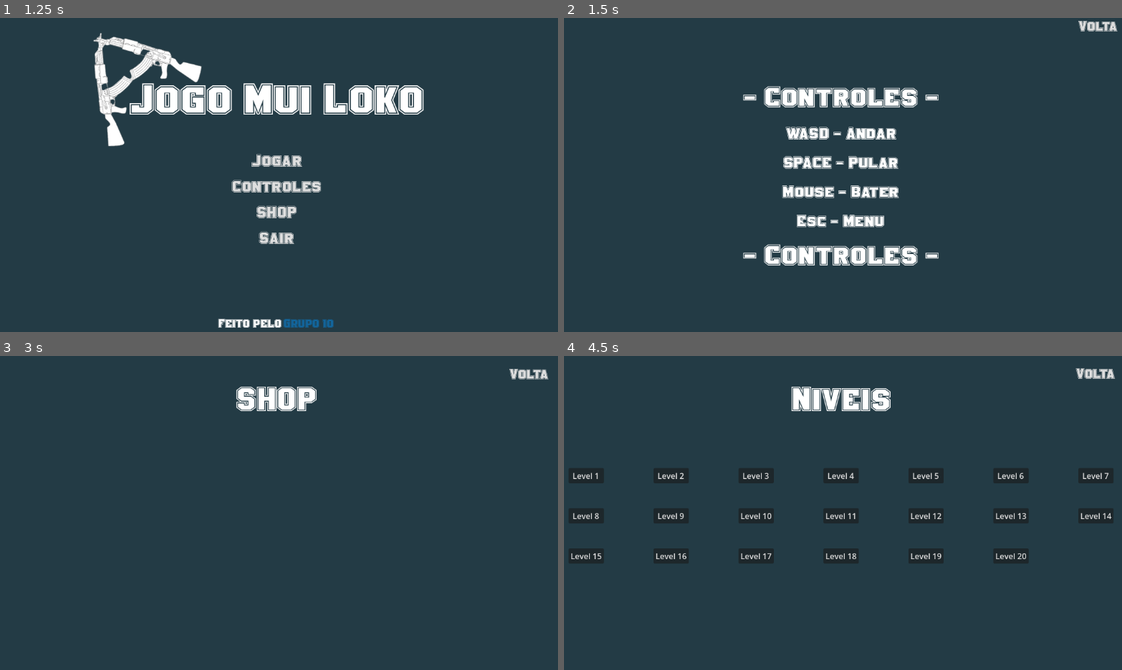
Above: before the commit, frames 1-4 (two rows, left to right).
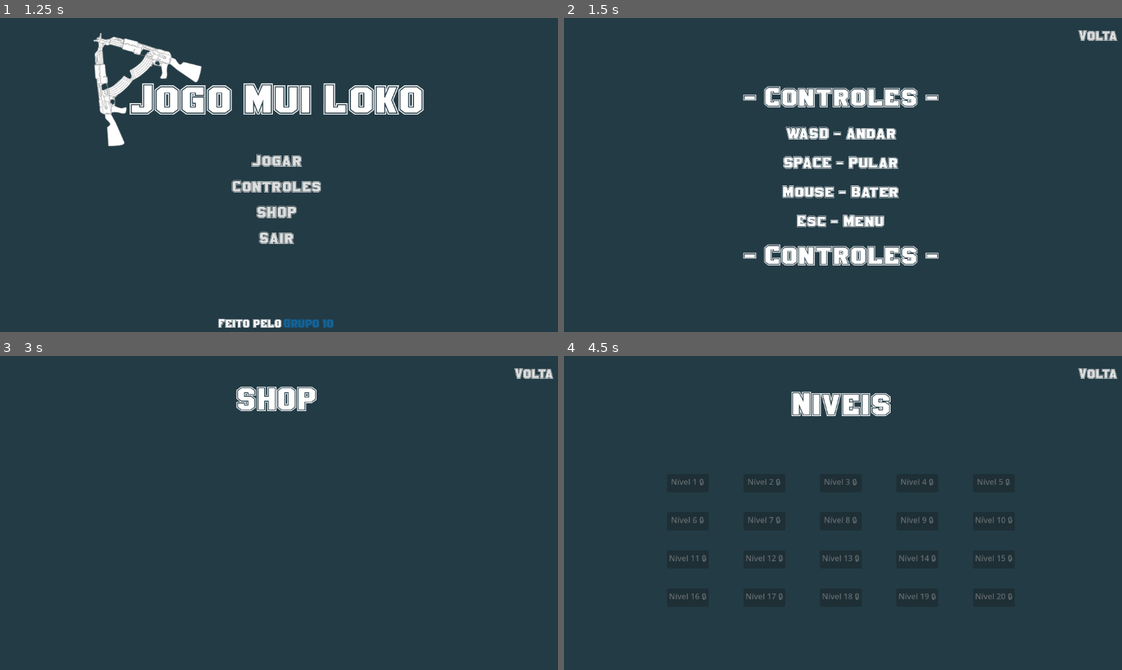
Above: after the commit, the same moments.

Repository: project-godot/project_godot_group10
Game: Godot game, scene res://main/MainMenu.tscn
Two runs of this game, one before a commit and one after it. Both use one fixed random seed, a clock stepped at 60 frames per second and the inputs below.
Inputs:
- Up to frame 1 (1.25 s): click "Grupo 10" at 0.5 s
- Up to frame 2 (1.5 s): click "Controles" at 1.25 s
- Up to frame 3 (3 s): click "Volta" at 2 s; click "SHOP" at 2.75 s
- Up to frame 4 (4.5 s): click "Volta" at 3.5 s; click "Jogar" at 4.25 s

Frame 1 is identical in both runs. In frame 2, 0.4% of the frame differs, in the area x 92-100%, y 0-8%; in frame 3, 0.2%; in frame 4, 5.7%, in the area x 0-100%, y 3-78%.

Commit message:
adjuested projected and created logic levels

Diff:
--- a/main/BackButton.gd
+++ b/main/BackButton.gd
@@ -7,12 +7,14 @@
 		button.mouse_exited.connect(mouse_interaction.bind(button, "exited"))
 		button.mouse_entered.connect(mouse_interaction.bind(button, "entered"))
 
+# função de clicar e ir para a tela anterior
 func _on_pressed():
 	if not scene_path.is_empty():
 		get_tree().change_scene_to_file(scene_path)
 	else:
 		print("Caminho da cena não definido no Inspector do botão!")
 
+# função de interação do mouse
 func mouse_interaction(button: Button, state: String) -> void:
 	match state:
 		"exited":
--- a/main/BackButton.tscn
+++ b/main/BackButton.tscn
@@ -4,7 +4,7 @@
 [ext_resource type="Script" uid="uid://b0dvgk783kiie" path="res://main/BackButton.gd" id="2_pw7mm"]
 
 [node name="BackButton" type="Button" groups=["button"]]
-anchors_preset = -1
+anchors_preset = 1
 anchor_left = 1.0
 anchor_right = 1.0
 offset_left = -137.0
--- a/main/Controls.tscn
+++ b/main/Controls.tscn
@@ -96,7 +96,7 @@
 
 [node name="BackButton" parent="." instance=ExtResource("2_3j33n")]
 layout_mode = 1
-anchors_preset = 1
-offset_left = -117.0
-offset_bottom = 40.0
+offset_left = -102.0
+offset_right = -15.0
+offset_bottom = 57.0
 scene_path = "res://main/MainMenu.tscn"
--- /dev/null
+++ b/main/LevelSelect.gd
@@ -0,0 +1,36 @@
+class_name LevelSelect
+extends Control
+
+@onready var grid_containerlevels: GridContainer = $GridContainerlevels
+@onready var back_button: Button = $BackButton
+
+var level_manager: LevelManager
+
+func _ready() -> void:
+	level_manager = LevelManager.new()
+	setup_level_buttons()
+
+# definir se nivel está bloqueado/desbloqueado
+func setup_level_buttons() -> void:
+	var buttons = grid_containerlevels.get_children()
+
+	for i in range(buttons.size()):
+		var button = buttons[i]
+		var level_num = i + 1
+
+		var unlocked_levels = level_manager.get_max_unlocked_level()
+
+		if level_num <= unlocked_levels:
+			button.text = "Nível " + str(level_num)
+			button.modulate = Color.WHITE
+			button.disabled = false
+			button.pressed.connect(start_level.bind(level_num))
+		else:
+			button.text = "Nível " + str(level_num) + " 🔒"
+			button.modulate = Color.GRAY
+			button.disabled = true
+
+#  função de inicar nivel
+func start_level(level_number: int) -> void:
+	print("Iniciando nível: ", level_number)
+	get_tree().change_scene_to_file("res://levels/level" + str(level_number) + ".tscn")
--- a/main/LevelSelect.tscn
+++ b/main/LevelSelect.tscn
@@ -1,5 +1,6 @@
-[gd_scene load_steps=3 format=3 uid="uid://tvopkw2op6hj"]
+[gd_scene load_steps=4 format=3 uid="uid://tvopkw2op6hj"]
 
+[ext_resource type="Script" uid="uid://r0kwag4jl4lk" path="res://main/LevelSelect.gd" id="1_23mlb"]
 [ext_resource type="FontFile" uid="uid://c2xs02gn1854n" path="res://assets/fonts/Golden Varsity Outline.ttf" id="1_r3wop"]
 [ext_resource type="PackedScene" uid="uid://ceas8yhy2k6d" path="res://main/BackButton.tscn" id="2_jr1f4"]
 
@@ -10,6 +11,7 @@
 anchor_bottom = 1.0
 grow_horizontal = 2
 grow_vertical = 2
+script = ExtResource("1_23mlb")
 
 [node name="BackGroundColor" type="ColorRect" parent="."]
 layout_mode = 1
@@ -26,9 +28,9 @@
 anchor_left = 0.5
 anchor_right = 0.5
 offset_left = -100.0
-offset_top = 60.0
+offset_top = 70.0
 offset_right = 100.0
-offset_bottom = 127.0
+offset_bottom = 137.0
 grow_horizontal = 2
 theme_override_fonts/font = ExtResource("1_r3wop")
 theme_override_font_sizes/font_size = 70
@@ -43,15 +45,15 @@
 anchor_top = 0.5
 anchor_right = 0.5
 anchor_bottom = 0.5
-offset_left = -548.5
-offset_top = -98.0
-offset_right = 548.5
-offset_bottom = 98.0
+offset_left = -317.5
+offset_top = -74.0
+offset_right = 317.5
+offset_bottom = 170.0
 grow_horizontal = 2
 grow_vertical = 2
-theme_override_constants/h_separation = 100
-theme_override_constants/v_separation = 50
-columns = 7
+theme_override_constants/h_separation = 70
+theme_override_constants/v_separation = 40
+columns = 5
 
 [node name="ButtonLevel1" type="Button" parent="GridContainerlevels"]
 layout_mode = 2
@@ -155,9 +157,7 @@
 
 [node name="BackButton" parent="." instance=ExtResource("2_jr1f4")]
 layout_mode = 1
-anchors_preset = -1
-offset_left = -87.0
-offset_top = 20.0
-offset_right = -20.0
-offset_bottom = 37.0
+offset_left = -102.0
+offset_right = -15.0
+offset_bottom = 57.0
 scene_path = "res://main/MainMenu.tscn"
--- a/main/MainMenu.gd
+++ b/main/MainMenu.gd
@@ -6,6 +6,7 @@
 		button.mouse_exited.connect(mouse_interaction.bind(button, "exited"))
 		button.mouse_entered.connect(mouse_interaction.bind(button, "entered"))
 
+# função de ir para cada botão
 func on_button_pressed(button: Button) -> void:
 	match button.name:
 		"ButtonPlay":
@@ -19,6 +20,7 @@
 		"ButtonInfo":
 			OS.shell_open("https://media.licdn.com/dms/image/v2/C4E12AQGC77I_ni5vhQ/article-cover_image-shrink_600_2000/article-cover_image-shrink_600_2000/0/1547650472214?e=2147483647&v=beta&t=0IqtSeF59nVecE6-YVnVH1Pp2hw207O-eilh6pQaAMA")
 
+# função de interação do mouse
 func mouse_interaction(button: Button, state: String) -> void:
 	match state:
 		"exited":
--- a/main/Shop.tscn
+++ b/main/Shop.tscn
@@ -38,6 +38,7 @@
 
 [node name="BackButton" parent="." instance=ExtResource("1_pdlai")]
 layout_mode = 1
-offset_left = -117.0
-offset_bottom = 60.0
+offset_left = -102.0
+offset_right = -15.0
+offset_bottom = 57.0
 scene_path = "res://main/MainMenu.tscn"
--- /dev/null
+++ b/managers/LevelManager.gd
@@ -0,0 +1,19 @@
+class_name LevelManager
+extends RefCounted
+
+# setando que apenas 1 nivel é desbloqueado
+var unlocked_levels: int = 0
+
+# função de verificar niveis desbloqueado
+func get_max_unlocked_level() -> int:
+	return unlocked_levels
+
+# função para desbloquear niveis
+func unlock_next_level() -> void:
+	unlocked_levels += 1
+	print("Novo nível desbloqueado: ", unlocked_levels)
+
+# função para resetar os leveis
+func reset_levels() -> void:
+	unlocked_levels = 1
+	print("Níveis resetados!")
Not shown, added: main/LevelSelect.gd.uid
Not shown, added: managers/LevelManager.gd.uid
